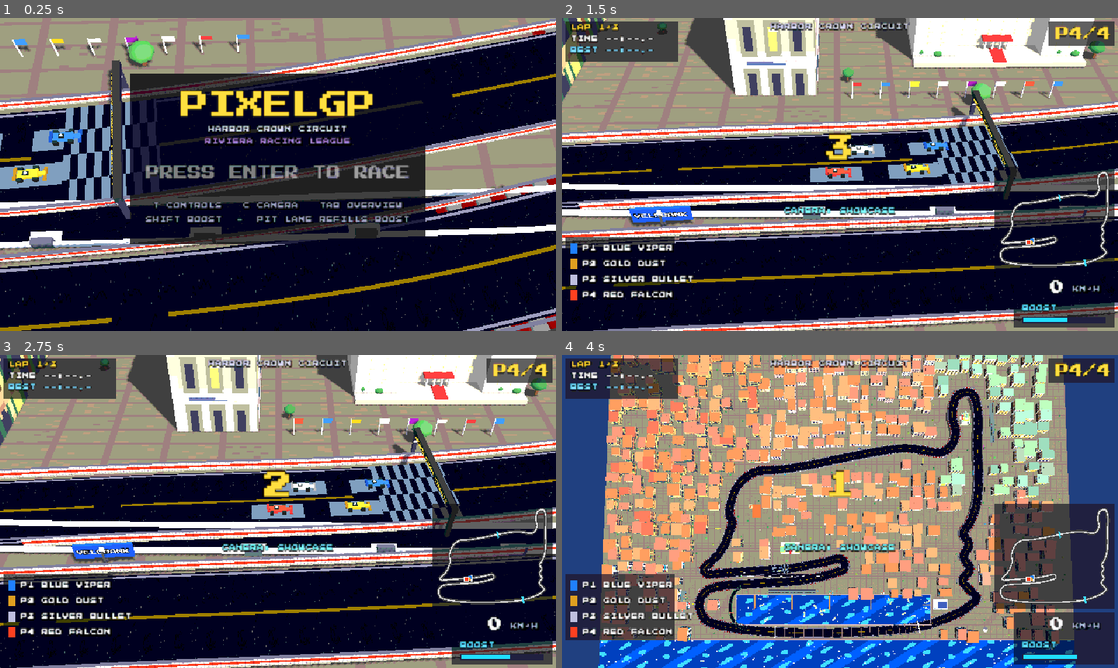
Above: before the commit, frames 1-4 (two rows, left to right).
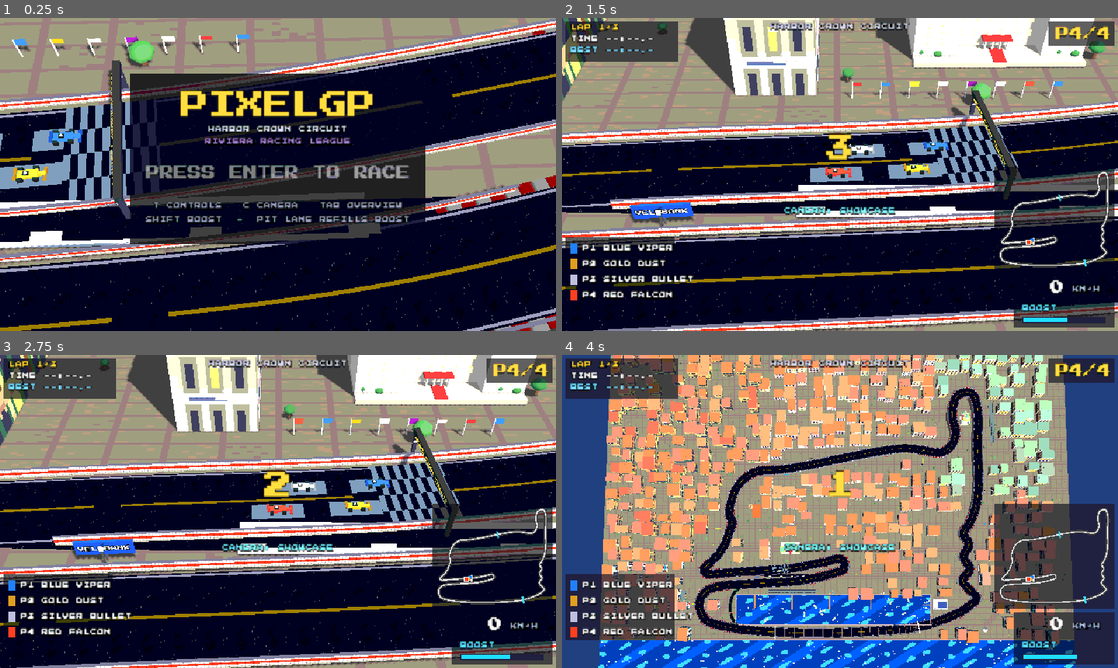
Above: after the commit, the same moments.

Repository: dtcbychris/lookie
Game: Godot game, scene res://scenes/harbor_crown_circuit.tscn
The game is run twice, just before and just after one commit, with the same random seed, the same clock (stepped at 60 frames per second) and the same inputs.
Inputs:
- Up to frame 1 (0.25 s): no input
- Up to frame 2 (1.5 s): tap Enter (ui_accept) at 0.5, 0.77 s; hold D (steer_right) 0.53-1.28 s; tap C (camera) at 0.6 s; hold S (brake) from 1.28 s (still down); tap Shift (boost) at 1.35 s
- Up to frame 3 (2.75 s): tap Enter (ui_accept) at 1.52 s; tap C (camera) at 1.55, 2.1 s; release S (brake) at 2.03 s; hold D (steer_right) from 2.03 s (still down)
- Up to frame 4 (4 s): release D (steer_right) at 2.78 s; hold Up 2.78-3.53 s; tap Tab (overview) at 2.85 s; tap Enter (ui_accept) at 3.02, 3.77 s; tap C (camera) at 3.05, 3.8 s; hold A (steer_left) from 3.53 s (still down); hold W (throttle) from 3.53 s (still down)

The runs differ from the first frame. In frame 1, 1.6% of the frame differs, in the area x 5-100%, y 50-99%; in frame 2, 2.8%; in frame 3, 2.8%, in the area x 0-95%, y 52-67%; in frame 4, less than 0.1%.

Commit message:
Track furniture geometry pass (playtest round 4)
- Anti-fold for all offset strips (barriers, caps, curbs, skirts):
  inside tight corners the offset curve reverses against the direction
  of travel and self-intersected — the "torn barrier" mess inside T1.
  Reversed rows now clamp so strips degenerate cleanly at the apex
- Main barriers open a gap where any branch corridor peels off/rejoins
  (side-aware, derived from branch data) — alternate roads pass through
  the railing instead of intersecting it
- Branch side walls only build where the corridor is clear of the main
  road; hidden-path gate/hedges/lamp moved to the first clear point of
  the alley so nothing encroaches on the racing surface
- Removed the straight pit wall box and pit gantries that cut across
  the curved pit road; PIT IN/OUT labels billboard (edge-on slivers)
- Portal pillars pushed clear of the barriers; billboards offset +2 with
  a wider clearance requirement

Sim green incl. branch checks (caps 80.0/110.0, idx_err=0).

https://claude.ai/code/session_01LjE6X8FbmbjT1RiC5ZbF2u

Diff:
--- a/pixelgp/scripts/scenery_builder.gd
+++ b/pixelgp/scripts/scenery_builder.gd
@@ -892,12 +892,12 @@
 		var k := run_start + 8
 		while k < i - 8:
 			var side: float = 1.0 if count % 2 == 0 else -1.0
-			var pos: Vector3 = track.samples[k] + track.normals[k] * (track.HALF + 9.0) * side
-			var a: Vector2 = track.art[k] + Vector2(track.normals[k].x, track.normals[k].z) * (track.HALF + 9.0) * side / 2.0
+			var pos: Vector3 = track.samples[k] + track.normals[k] * (track.HALF + 11.0) * side
+			var a: Vector2 = track.art[k] + Vector2(track.normals[k].x, track.normals[k].z) * (track.HALF + 11.0) * side / 2.0
 			# global clearance check: don't sit on another corridor of the circuit
 			# (e.g. the opposite carriageway of the pit straight)
 			if not _in_water_art(a) and not track.in_tunnel(k) \
-					and track.min_dist_to_track(pos.x, pos.z) > track.HALF + 5.0:
+					and track.min_dist_to_track(pos.x, pos.z) > track.HALF + 7.0:
 				var sponsor: String = names[count % names.size()]
 				var col: Color = palette.get(sponsor, Color(0.2, 0.2, 0.25))
 				var t: Vector3 = track.tangents[k]
@@ -943,8 +943,9 @@
 	var box_mat := Pix.flat_mat(Color(0.95, 0.95, 0.95), 0.1)
 	for s in 4:
 		_box(Vector3(12, 0.1, 4.5), Vector3(580 + s * 60, 0.95, 1207), box_mat)
-	_label("PIT IN", Vector3(_w(213, 597).x, 6, _w(213, 597).y + 10), Vector3(-1, 0, 0.3), Color(0.4, 1.0, 0.5), 40)
-	_label("PIT OUT", Vector3(_w(437, 594).x, 6, _w(437, 594).y + 8), Vector3(1, 0, 0), Color(1.0, 0.6, 0.3), 40)
-	# pit crew gantries (kept inside the narrow pit corridor)
-	for s in 4:
-		_box(Vector3(8, 5, 2.5), Vector3(580 + s * 60, 2.5, 1210), Pix.flat_mat(Color(0.3, 0.32, 0.38)))
+	# billboard labels: fixed-rotation Label3Ds read as one-pixel slivers
+	# when seen edge-on from the race camera
+	var pin := _label("PIT IN", Vector3(_w(213, 597).x, 6, _w(213, 597).y + 10), Vector3(-1, 0, 0.3), Color(0.4, 1.0, 0.5), 40)
+	pin.billboard = BaseMaterial3D.BILLBOARD_ENABLED
+	var pout := _label("PIT OUT", Vector3(_w(437, 594).x, 6, _w(437, 594).y + 8), Vector3(1, 0, 0), Color(1.0, 0.6, 0.3), 40)
+	pout.billboard = BaseMaterial3D.BILLBOARD_ENABLED
--- a/pixelgp/scripts/track_builder.gd
+++ b/pixelgp/scripts/track_builder.gd
@@ -63,13 +63,16 @@
 		var mi := MeshInstance3D.new()
 		mi.mesh = st.commit()
 		add_child(mi)
-		# low side walls per segment, openings at both ends
+		# low side walls per segment — only where the corridor is clear of the
+		# main road, so branch railings never intersect the circuit's barriers
 		var wall_mat: StandardMaterial3D = pit_wall_mat if b["type"] == "pit" else hedge_mat
 		var wall_h := 2.6 if b["type"] == "pit" else 3.4
-		for s in range(2, pts.size() - 4):
+		for s in range(1, pts.size() - 2):
 			var a: Vector3 = pts[s]
 			var c: Vector3 = pts[s + 1]
 			var mid := (a + c) * 0.5
+			if track.min_dist_to_track(mid.x, mid.z) < track.HALF + 4.0:
+				continue
 			var seg_len := Vector2(c.x - a.x, c.z - a.z).length()
 			var yaw := -atan2(c.z - a.z, c.x - a.x)
 			for side in [-1.0, 1.0]:
@@ -82,20 +85,28 @@
 				w.position = mid + nrm2 * (half + 1.2) * side + Vector3(0, wall_h * 0.5, 0)
 				w.rotation.y = yaw
 				add_child(w)
-		# hidden entry: flanking hedges + a sliding gate that seals the mouth.
-		# Closed, it reads as solid hedge wall; the race director opens it for
-		# one lap (see race_manager.hidden_gate_open) and it sinks away.
+		# hidden entry: the gate and its dressing sit at the first point of the
+		# alley that is CLEAR of the main road, so nothing encroaches on the
+		# racing surface or clips the circuit barriers. Closed, the gate reads
+		# as solid hedge; the race director opens it for one lap and it sinks.
 		if b["type"] == "hidden":
-			var n0: Vector3 = b["seg_norm"][0]
-			var d0: Vector3 = b["seg_dir"][0]
-			var mouth_yaw := -atan2(d0.z, d0.x)
+			var gi := 1
+			while gi < pts.size() - 2 and track.min_dist_to_track(pts[gi].x, pts[gi].z) < track.HALF + 4.0:
+				gi += 1
+			var gp: Vector3 = pts[gi]
+			var gd: Vector3 = b["seg_dir"][mini(gi, pts.size() - 2)]
+			var gn: Vector3 = b["seg_norm"][mini(gi, pts.size() - 2)]
+			var mouth_yaw := -atan2(gd.z, gd.x)
 			for side in [-1.0, 1.0]:
+				var hpos: Vector3 = gp + gn * (half + 2.8) * side - gd * 2.0
+				if track.min_dist_to_track(hpos.x, hpos.z) < track.HALF + 2.0:
+					continue
 				var h := MeshInstance3D.new()
 				var hm := BoxMesh.new()
 				hm.size = Vector3(7, 4.2, 2.2)
 				h.mesh = hm
 				h.material_override = hedge_mat
-				h.position = pts[0] + n0 * (half + 2.8) * side - d0 * 2.0 + Vector3(0, 2.1, 0)
+				h.position = hpos + Vector3(0, 2.1, 0)
 				h.rotation.y = mouth_yaw
 				add_child(h)
 			hidden_gate = MeshInstance3D.new()
@@ -103,17 +114,19 @@
 			gm.size = Vector3(1.6, 4.0, half * 2.0 + 2.0)
 			hidden_gate.mesh = gm
 			hidden_gate.material_override = hedge_mat.duplicate()
-			hidden_gate.position = pts[0] + d0 * 0.5 + Vector3(0, 2.0, 0)
+			hidden_gate.position = gp + gd * 0.5 + Vector3(0, 2.0, 0)
 			hidden_gate.rotation.y = mouth_yaw
 			add_child(hidden_gate)
 			_gate_closed_y = hidden_gate.position.y
-			# signal lamp on a post beside the mouth
+			# signal lamp on a post beside the gate, on the away-from-road side
+			var lamp_side: float = -b["entry_side"]
+			var lpos: Vector3 = gp + gn * (half + 2.0) * lamp_side
 			var post := MeshInstance3D.new()
 			var pm2 := BoxMesh.new()
 			pm2.size = Vector3(0.7, 6.5, 0.7)
 			post.mesh = pm2
 			post.material_override = Pix.flat_mat(Color(0.3, 0.3, 0.33))
-			post.position = pts[0] + n0 * (half + 2.0) + Vector3(0, 3.25, 0)
+			post.position = lpos + Vector3(0, 3.25, 0)
 			add_child(post)
 			gate_lamp_mat = Pix.flat_mat(Color(0.7, 0.12, 0.1), 1.8)
 			var lamp := MeshInstance3D.new()
@@ -121,7 +134,7 @@
 			lm2.size = Vector3(1.4, 1.4, 1.4)
 			lamp.mesh = lm2
 			lamp.material_override = gate_lamp_mat
-			lamp.position = pts[0] + n0 * (half + 2.0) + Vector3(0, 7.0, 0)
+			lamp.position = lpos + Vector3(0, 7.0, 0)
 			add_child(lamp)
 
 ## Animate the hidden gate (called from main each frame): sinks into the
@@ -145,17 +158,35 @@
 	var s: Vector3 = track.samples[i % track.n]
 	return s + track.normals[i % track.n] * lat + Vector3(0, y_off, 0)
 
-func _ribbon(i_from: int, seg_count: int, lat_l: float, lat_r: float, y_off: float, mat: Material, closed := false) -> MeshInstance3D:
+func _ribbon(i_from: int, seg_count: int, lat_l: float, lat_r: float, y_off: float, mat: Material, closed := false, skip: Callable = Callable()) -> MeshInstance3D:
 	var st := SurfaceTool.new()
 	st.begin(Mesh.PRIMITIVE_TRIANGLES)
 	var v := 0.0
+	var last_l: Vector3
+	var last_r: Vector3
+	var has_last := false
 	for k in seg_count:
 		var i0: int = (i_from + k) % track.n
 		var i1: int = (i_from + k + 1) % track.n
-		var l0 := _row_point(i0, lat_l, y_off)
-		var r0 := _row_point(i0, lat_r, y_off)
+		if skip.is_valid() and skip.call(i0):
+			v += track.step_len[i0] * 0.08
+			has_last = false
+			continue
+		var l0 := last_l if has_last else _row_point(i0, lat_l, y_off)
+		var r0 := last_r if has_last else _row_point(i0, lat_r, y_off)
 		var l1 := _row_point(i1, lat_l, y_off)
 		var r1 := _row_point(i1, lat_r, y_off)
+		# anti-fold: inside tight corners the offset curve reverses against
+		# the direction of travel and self-intersects ("torn barrier" bug);
+		# clamp reversed rows so the strip degenerates cleanly instead
+		var tg: Vector3 = track.tangents[i0]
+		if (l1 - l0).dot(tg) < 0.0:
+			l1 = l0
+		if (r1 - r0).dot(tg) < 0.0:
+			r1 = r0
+		last_l = l1
+		last_r = r1
+		has_last = true
 		var v1: float = v + track.step_len[i0] * 0.08
 		# flat-up normals: uniform shading on climbs and descents, so the
 		# asphalt reads the same charcoal everywhere (slope-lit road looked
@@ -188,17 +219,28 @@
 	st.begin(Mesh.PRIMITIVE_TRIANGLES)
 	var v := 0.0
 	var any := false
+	var last_b: Vector3
+	var last_t: Vector3
+	var has_last := false
 	for k in seg_count:
 		var i0: int = (i_from + k) % track.n
 		var i1: int = (i_from + k + 1) % track.n
 		if skip.is_valid() and skip.call(i0):
 			v += track.step_len[i0] * 0.08
+			has_last = false
 			continue
 		any = true
-		var b0 := _row_point(i0, lat, y_bot)
-		var t0 := _row_point(i0, lat, y_top)
+		var b0 := last_b if has_last else _row_point(i0, lat, y_bot)
+		var t0 := last_t if has_last else _row_point(i0, lat, y_top)
 		var b1 := _row_point(i1, lat, y_bot)
 		var t1 := _row_point(i1, lat, y_top)
+		# anti-fold (see _ribbon)
+		if (b1 - b0).dot(track.tangents[i0]) < 0.0:
+			b1 = b0
+			t1 = t0
+		last_b = b1
+		last_t = t1
+		has_last = true
 		var v1: float = v + track.step_len[i0] * 0.08
 		st.set_uv(Vector2(v, 1)); st.add_vertex(b0)
 		st.set_uv(Vector2(v1, 1)); st.add_vertex(b1)
@@ -239,21 +281,25 @@
 			_ribbon(run_start, i - run_start, -track.HALF, -track.HALF - 4.5, 0.22, curb_mat)
 		i += 1
 
-func _pit_gap(i: int) -> bool:
-	# leave the south barrier open where the pit lane peels off / rejoins
-	var a: Vector2 = track.art[i]
-	if a.y < 575.0 or a.y > 612.0:
-		return false
-	return (a.x > 198.0 and a.x < 232.0) or (a.x > 413.0 and a.x < 447.0)
+## The main barrier opens where a branch corridor (pit / hidden path) peels
+## off or rejoins, on the branch's side only — so alternate roads pass
+## through a gap instead of intersecting the railing.
+func _branch_gap(i: int, side: float) -> bool:
+	for b in track.branches:
+		if signf(b["entry_side"]) == side and absi(track.wrap_index_diff(i, b["entry_idx"])) <= 3:
+			return true
+		if signf(b["exit_side"]) == side and absi(track.wrap_index_diff(i, b["exit_idx"])) <= 3:
+			return true
+	return false
 
 func _build_barriers() -> void:
 	var bar_mat := Pix.tex_mat(Pix.barrier())
 	var lat: float = track.HALF + 2.0
-	_wall(0, track.n, lat, 0.0, 6.0, bar_mat)
-	_wall(0, track.n, -lat, 0.0, 6.0, bar_mat, _pit_gap)
+	_wall(0, track.n, lat, 0.0, 6.0, bar_mat, _branch_gap.bind(1.0))
+	_wall(0, track.n, -lat, 0.0, 6.0, bar_mat, _branch_gap.bind(-1.0))
 	var cap_mat := Pix.flat_mat(Color(0.75, 0.76, 0.78))
-	_ribbon(0, track.n, lat + 0.7, lat - 0.7, 6.0, cap_mat, true)
-	_ribbon(0, track.n, -lat + 0.7, -lat - 0.7, 6.0, cap_mat, true)
+	_ribbon(0, track.n, lat + 0.7, lat - 0.7, 6.0, cap_mat, true, _branch_gap.bind(1.0))
+	_ribbon(0, track.n, -lat + 0.7, -lat - 0.7, 6.0, cap_mat, true, _branch_gap.bind(-1.0))
 	# retaining skirts where the road is elevated, so hills read as terraces
 	var skirt_mat := Pix.flat_mat(Color(0.42, 0.4, 0.38))
 	var i := 0
@@ -270,11 +316,17 @@
 func _skirt(i_from: int, seg_count: int, lat: float, mat: Material) -> void:
 	var st := SurfaceTool.new()
 	st.begin(Mesh.PRIMITIVE_TRIANGLES)
+	var last_t: Vector3
+	var has_last := false
 	for k in seg_count:
 		var i0: int = (i_from + k) % track.n
 		var i1: int = (i_from + k + 1) % track.n
-		var t0 := _row_point(i0, lat, 0.0)
+		var t0 := last_t if has_last else _row_point(i0, lat, 0.0)
 		var t1 := _row_point(i1, lat, 0.0)
+		if (t1 - t0).dot(track.tangents[i0]) < 0.0:
+			t1 = t0  # anti-fold (see _ribbon)
+		last_t = t1
+		has_last = true
 		var b0 := Vector3(t0.x, -1.0, t0.z)
 		var b1 := Vector3(t1.x, -1.0, t1.z)
 		st.set_uv(Vector2.ZERO); st.add_vertex(b0)
@@ -354,12 +406,13 @@
 	var stone := Pix.flat_mat(Color(0.74, 0.68, 0.56), 0.18)
 	var trim := Pix.flat_mat(Color(0.86, 0.81, 0.7), 0.2)
 	var recess := Pix.flat_mat(Color(0.12, 0.13, 0.18))
-	var lat: float = track.HALF + 4.5
+	# pillars clear of the barriers so they never read as standing on the road
+	var lat: float = track.HALF + 7.0
 	for side in [-1.0, 1.0]:
 		_portal_part(root, Vector3(5, 16, 5), Vector3(0, 8, side * lat), stone, false)
 		_portal_part(root, Vector3(6, 1.2, 6), Vector3(0, 16.6, side * lat), trim, false)
 	# dark arch recess under the lintel, then lintel band, cornice, parapet
-	_portal_part(root, Vector3(3.5, 3.0, lat * 2.0 - 4.0), Vector3(0, 12.6, 0), recess, true)
+	_portal_part(root, Vector3(3.5, 3.0, (track.HALF + 4.5) * 2.0), Vector3(0, 12.6, 0), recess, true)
 	_portal_part(root, Vector3(4.5, 4.0, (lat + 2.0) * 2.0), Vector3(0, 16, 0), stone, true)
 	_portal_part(root, Vector3(5.5, 1.4, (lat + 3.0) * 2.0), Vector3(0, 18.7, 0), trim, true)
 	_portal_part(root, Vector3(4, 2.4, 12), Vector3(0, 20.6, 0), stone, true)
--- a/pixelgp/scripts/track_data.gd
+++ b/pixelgp/scripts/track_data.gd
@@ -117,6 +117,9 @@
 		var ep: Vector3 = samples[entry_idx]
 		var en: Vector3 = normals[entry_idx]
 		var entry_side := signf((pts[0].x - ep.x) * en.x + (pts[0].z - ep.z) * en.z)
+		var xp: Vector3 = samples[exit_idx]
+		var xn: Vector3 = normals[exit_idx]
+		var exit_side := signf((pts[-1].x - xp.x) * xn.x + (pts[-1].z - xp.z) * xn.z)
 		branches.append({
 			"name": bd["name"],
 			"type": bd["type"],
@@ -131,6 +134,7 @@
 			"entry_idx": entry_idx,
 			"exit_idx": exit_idx,
 			"entry_side": entry_side,
+			"exit_side": exit_side,
 		})
 
 ## Open Catmull-Rom: clamped ends (first/last control duplicated).
--- a/pixelgp/tests/landmark_shots.gd
+++ b/pixelgp/tests/landmark_shots.gd
@@ -7,10 +7,10 @@
 
 # [tag, camera position, look target]
 const POSES := [
-	["hotel_grid", Vector3(690, 110, 1330), Vector3(690, 25, 1080)],
+	["t1_loop", Vector3(935, 150, 1340), Vector3(955, 1, 1150)],
 	["pit_lane", Vector3(660, 130, 1370), Vector3(650, 1, 1195)],
-	["quayside_cut", Vector3(290, 140, 1560), Vector3(395, 1, 1370)],
-	["casino", Vector3(1500, 220, 600), Vector3(1640, 48, 330)],
+	["cut_entry", Vector3(420, 110, 1420), Vector3(415, 1, 1270)],
+	["cut_exit", Vector3(420, 110, 1620), Vector3(450, 1, 1480)],
 ]
 
 var f := 0
